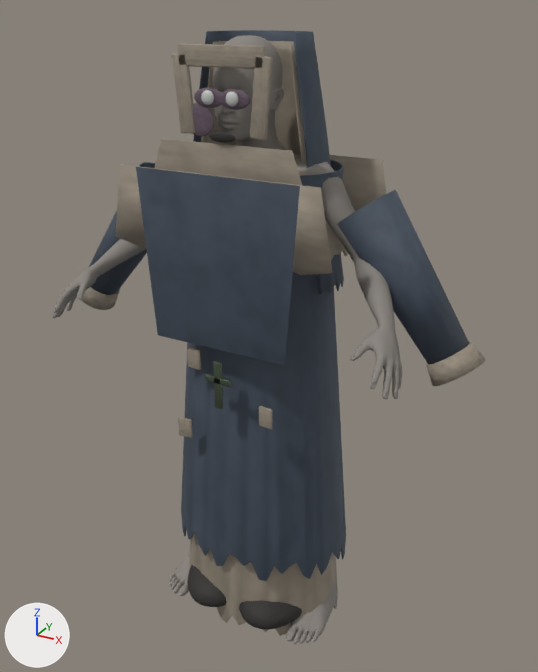
One commit to the Blender file assets/generated/cathedral_roster/sister_of_ash/model.blend: the scene before it, then after it.
One viewpoint serves both versions: a camera (50 mm lens) standing at (0.998, -1.765, 1.821) and looking at (0.034, -0.011, 0.944). Lighting does not change. The marker at lower left points along +X, +Y and +Z. The first picture is the older version.

Objects in the first picture: 'BlueFrontBodice', 'BlueOuterSkirt', 'CheekDecay', 'CuffRag_L', 'CuffRag_R', 'EyeSocket_L', 'EyeSocket_R', 'Eye_L', 'Eye_R', 'InnerWimple', 'IvoryUnderSkirt', 'MouthShadow', 'OuterVeil', 'Sleeve_L', 'Sleeve_R', 'TornShoulderBibBack', 'TornShoulderBibFront', 'WimpleChest', 'WimpleForehead', 'WimpleSide_L', 'WimpleSide_R', 'sister_of_ash_Body' and 9 more.
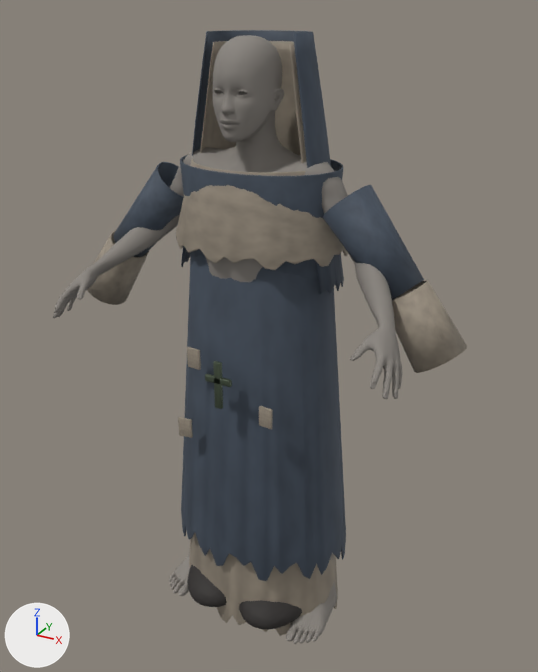
Pixel boxes [x1, y1, x2, y2] of what changed, in the pictures (538 x 672 px):
'BlueFrontBodice', deleted (blue): before [136, 167, 300, 365]
'Sleeve_R', reshaped (23% narrower, 34% shorter): before [337, 190, 469, 365]; after [322, 185, 424, 300]
'CuffRag_R', reshaped: before [426, 341, 485, 386]; after [392, 280, 467, 373]
'TornShoulderBibFront', deleted: before [115, 164, 332, 275]
'WimpleChest', deleted: before [155, 139, 302, 185]
'Sleeve_L', reshaped: before [89, 162, 155, 295]; after [114, 162, 184, 257]
'CuffRag_L', reshaped: before [81, 287, 120, 310]; after [87, 230, 149, 305]
'TornShoulderBibBack', deleted: before [330, 155, 386, 211]
'WimpleForehead', deleted: before [178, 44, 265, 69]
'WimpleSide_R', deleted: before [250, 56, 273, 141]
'WimpleSide_L', deleted: before [172, 54, 195, 133]
'CheekDecay', deleted: before [192, 103, 214, 136]
'EyeSocket_R', deleted: before [221, 89, 250, 110]
'EyeSocket_L', deleted: before [194, 88, 222, 108]
'MouthShadow', deleted: before [209, 132, 235, 143]
'Eye_R', deleted: before [226, 91, 238, 107]
'Eye_L', deleted: before [201, 90, 214, 105]
'IvoryShoulderCape', unchanged, uncovered by the edit: before [298, 171, 348, 260]; after [176, 159, 348, 270]
'BlueBodice', unchanged, uncovered by the edit: before [293, 159, 344, 278]; after [180, 155, 344, 278]

Diff of the bpy script that builds the scene:
```diff
--- a/assets/generated/cathedral_roster/sister_of_ash/model.blend.py
+++ b/assets/generated/cathedral_roster/sister_of_ash/model.blend.py
@@ me_sleeve_lmesh @@
-me_sleeve_lmesh.from_pydata(...)  # 72 vertices, 36 faces; spans x -0.612..-0.248, y -0.093..0.072, z 0.984..1.408
+me_sleeve_lmesh.from_pydata(...)  # 72 vertices, 36 faces; spans x -0.482..-0.207, y -0.086..0.061, z 1.125..1.415
+# me_sleeve_lmesh part 1: 72 of 72 vertices moved; they spanned x -0.612..-0.248, y -0.093..0.072, z 0.984..1.408 and now span x -0.482..-0.207, y -0.086..0.061, z 1.125..1.415; mean shift (0.09, 0.0, 0.077)
 me_sleeve_lmesh.materials.append(mat_m_sister_of_ash_ash_blue)
@@ me_cuffrag_lmesh @@
-me_cuffrag_lmesh.from_pydata(...)  # 60 vertices, 30 faces; spans x -0.6579..-0.5173, y -0.1076..0.0356, z 0.93..1.0527
+me_cuffrag_lmesh.from_pydata(...)  # 60 vertices, 30 faces; spans x -0.6088..-0.3902, y -0.108..0.036, z 0.9593..1.1948
+# me_cuffrag_lmesh part 2: the whole mesh is multiplied about its middle by the matrix ((1.806, 0.167, 1.086), (-0.05, 1.0, 0.036), (1.253, 0.139, 2.687)), then moved by (0.0809, 0.0001, 0.0744)
 me_cuffrag_lmesh.materials.append(mat_m_sister_of_ash_dirty_ivory)
@@ me_sleeve_rmesh @@
-me_sleeve_rmesh.from_pydata(...)  # 72 vertices, 36 faces; spans x 0.248..0.612, y -0.093..0.072, z 0.984..1.408
+me_sleeve_rmesh.from_pydata(...)  # 72 vertices, 36 faces; spans x 0.207..0.482, y -0.086..0.061, z 1.125..1.415
+# me_sleeve_rmesh part 3: 72 of 72 vertices moved; they spanned x 0.248..0.612, y -0.093..0.072, z 0.984..1.408 and now span x 0.207..0.482, y -0.086..0.061, z 1.125..1.415; mean shift (-0.09, 0.0, 0.077)
 me_sleeve_rmesh.materials.append(mat_m_sister_of_ash_ash_blue)
@@ me_cuffrag_rmesh @@
-me_cuffrag_rmesh.from_pydata(...)  # 60 vertices, 30 faces; spans x 0.5173..0.6579, y -0.1076..0.0356, z 0.93..1.0527
+me_cuffrag_rmesh.from_pydata(...)  # 60 vertices, 30 faces; spans x 0.3902..0.6088, y -0.108..0.036, z 0.9593..1.1948
+# me_cuffrag_rmesh part 4: the whole mesh is multiplied about its middle by the matrix ((1.806, -0.167, -1.086), (0.05, 1.0, 0.036), (-1.253, 0.139, 2.687)), then moved by (-0.0809, 0.0001, 0.0744)
 me_cuffrag_rmesh.materials.append(mat_m_sister_of_ash_dirty_ivory)
@@ ob_tornshoulderbibfront @@
-ob_tornshoulderbibfront = bpy.data.objects.new('TornShoulderBibFront', me_tornshoulderbibfrontmesh)
@@ ob_tornshoulderbibback @@
-ob_tornshoulderbibback = bpy.data.objects.new('TornShoulderBibBack', me_tornshoulderbibbackmesh)
@@ ob_bluefrontbodice @@
-ob_bluefrontbodice = bpy.data.objects.new('BlueFrontBodice', me_bluefrontbodicemesh)
@@ ob_wimpleforehead @@
-ob_wimpleforehead = bpy.data.objects.new('WimpleForehead', me_cube_006)
@@ ob_wimpleside_l @@
-ob_wimpleside_l = bpy.data.objects.new('WimpleSide_L', me_cube_007)
@@ ob_wimpleside_r @@
-ob_wimpleside_r = bpy.data.objects.new('WimpleSide_R', me_cube_008)
@@ ob_wimplechest @@
-ob_wimplechest = bpy.data.objects.new('WimpleChest', me_wimplechestmesh)
@@ ob_eyesocket_l @@
-ob_eyesocket_l = bpy.data.objects.new('EyeSocket_L', me_sphere_002)
@@ ob_eyesocket_r @@
-ob_eyesocket_r = bpy.data.objects.new('EyeSocket_R', me_sphere_003)
@@ ob_eye_l @@
-ob_eye_l = bpy.data.objects.new('Eye_L', me_sphere_004)
@@ ob_eye_r @@
-ob_eye_r = bpy.data.objects.new('Eye_R', me_sphere_005)
@@ ob_mouthshadow @@
-ob_mouthshadow = bpy.data.objects.new('MouthShadow', me_sphere_006)
@@ ob_cheekdecay @@
-ob_cheekdecay = bpy.data.objects.new('CheekDecay', me_sphere_007)
```
